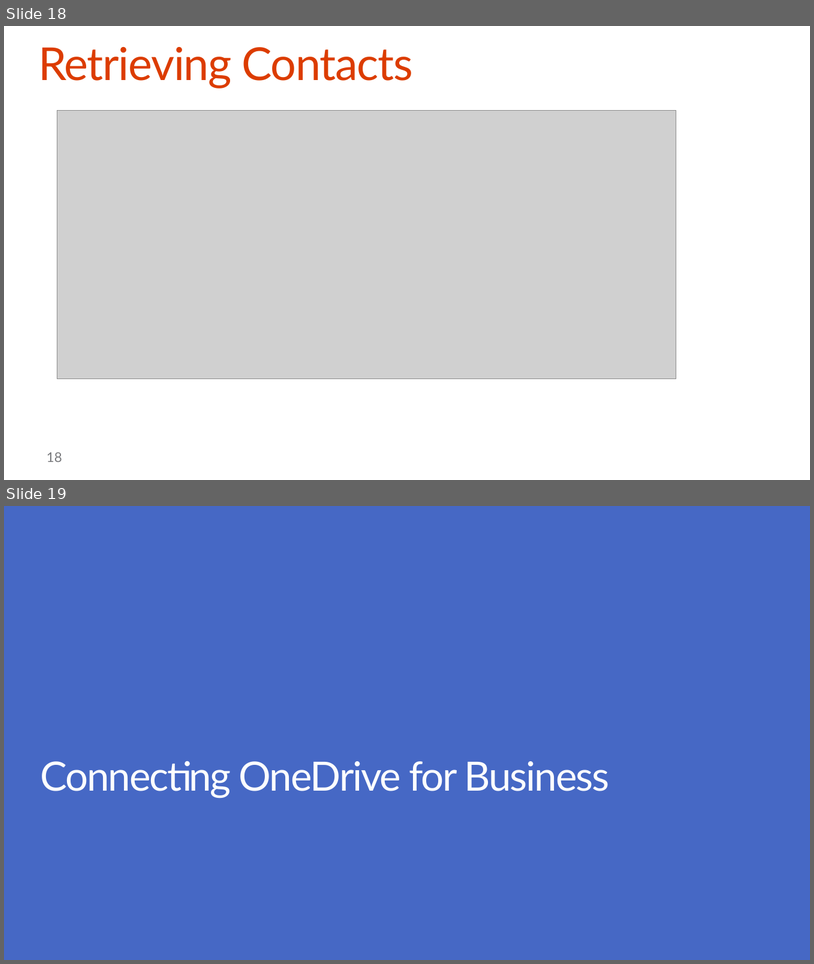
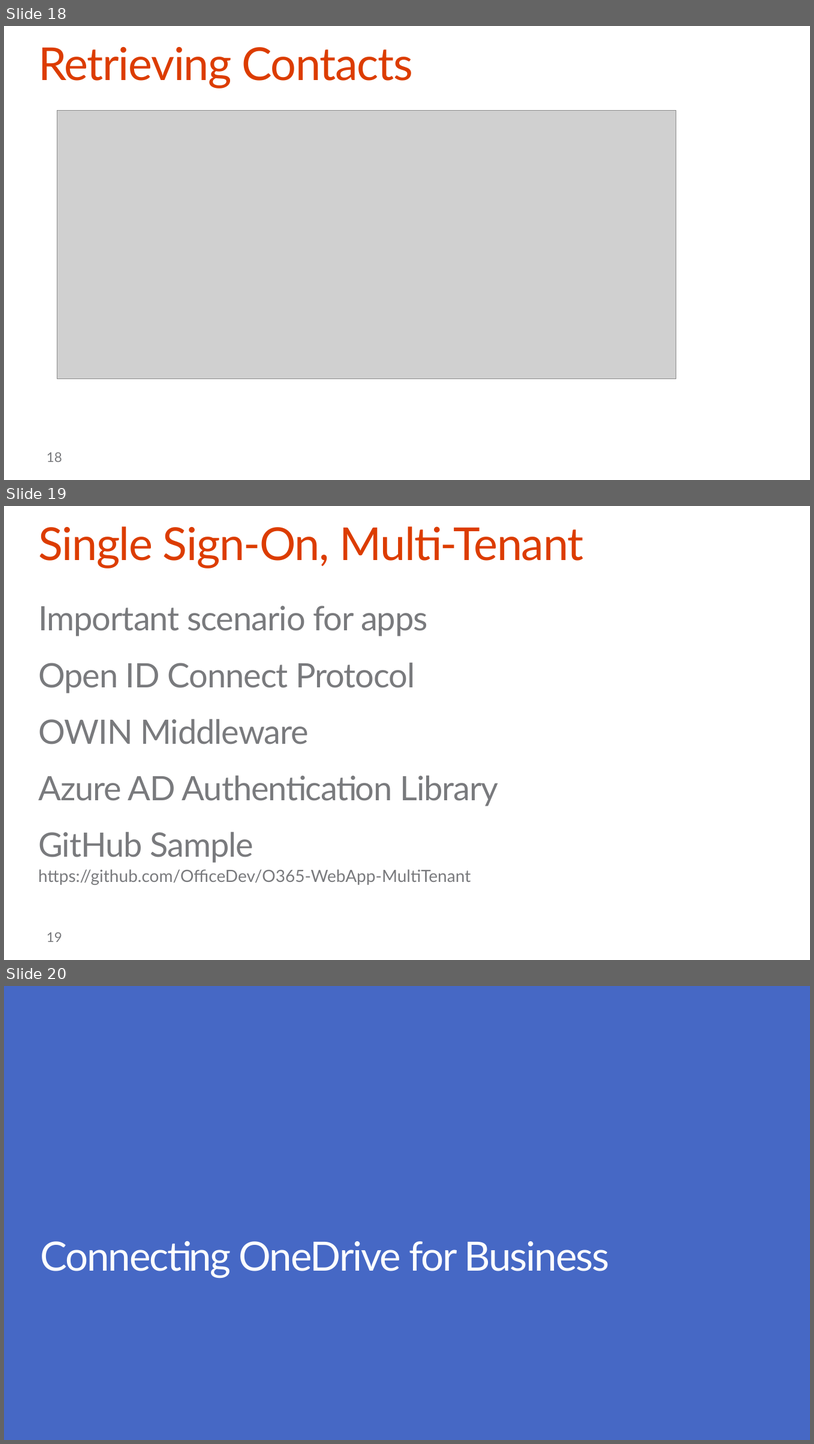
Before and after one commit to stinethebean/DevCampTraining, a slide deck: 04a.Hook into Office 365 APIs/Hook into Office 365 APIs.pptx. Shown one above the other, each under a label of ours: slides 18 and 19 before the commit, slides 18, 19 and 20 after it. The pictures are 814x964 and 814x1444 pixels, drawn with LibreOffice and Linux fonts; fonts in the diff are those of the drawing; grey boxes stand for pictures; background and template pictures are left out. Boxes give left, top, right and bottom in pixels: in the first picture for what was removed or moved away, otherwise in the second. Text is boxed around its words. In the diff, an @@ line names an element or a change of style, - is before the commit and + after.

Commit message:
Presentation Update

```diff
--- a/04a.Hook into Office 365 APIs/Hook into Office 365 APIs.pptx
+++ b/04a.Hook into Office 365 APIs/Hook into Office 365 APIs.pptx
@@ slide 19 added at box(4, 506, 810, 960), background #FFFFFF @@
@@ title added at box(38, 526, 584, 568), 54 pt, text #DC3C00 @@
+Single Sign-On, Multi-Tenant
@@ text added at box(38, 606, 498, 885), 40 pt, text #797A7D @@
+Important scenario for apps
+Open ID Connect Protocol
+OWIN Middleware
+Azure AD Authentication Library
+GitHub Sample
+  https://github.com/OfficeDev/O365-WebApp-MultiTenant
@@ page number added at box(47, 932, 62, 942), 16 pt, text #797A7D @@
+19
@@ what was slide 19 is now slide 20 @@
```
